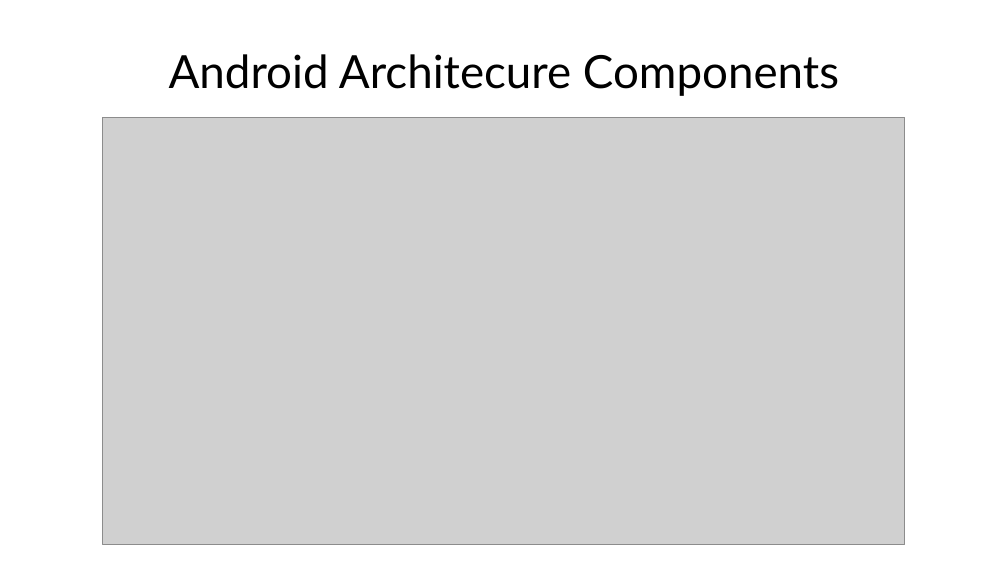
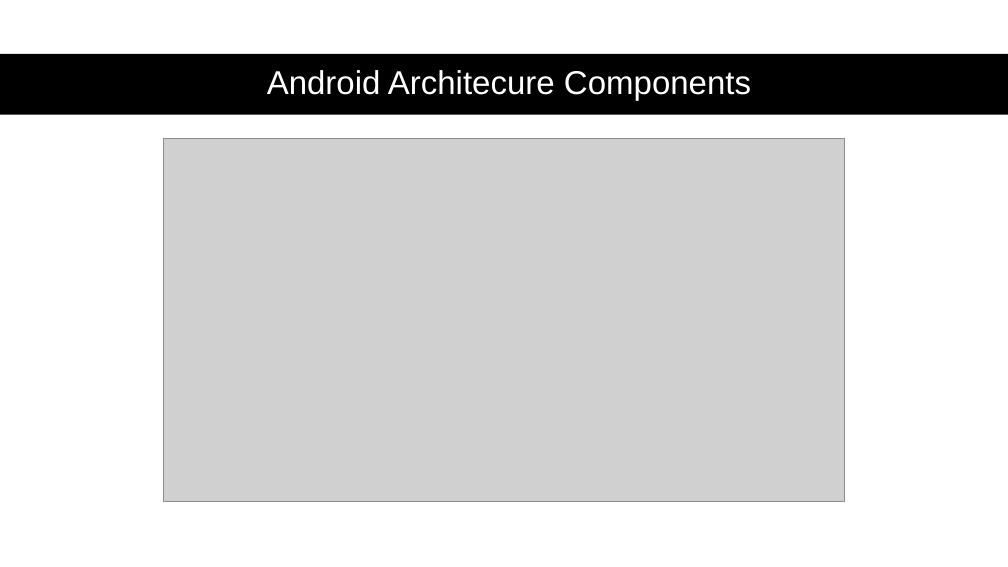
Before and after one commit to nicoDs96/recipes-SE, a slide deck: slide 5 of MACC APP SLIDES/tuna_pres.pptx. Drawn at 1008x567 pixels with LibreOffice and Linux fonts; fonts in the diff are those of the drawing; grey boxes stand for pictures. Boxes give left, top, right and bottom in pixels: in the first picture for what was removed or moved away, otherwise in the second. Text is boxed around its words. In the diff, an @@ line names an element or a change of style, - is before the commit and + after.

Commit message:
style slides

```diff
--- a/MACC APP SLIDES/tuna_pres.pptx
+++ b/MACC APP SLIDES/tuna_pres.pptx
@@ rectangle added at [0,54,1008,115], fill #000000 @@
@@ text "Android Architecure Components": place and size @@
-text "Android Architecure Components" at [169,54,839,96]
+text "Android Architecure Components" at [267,70,751,101]
@@ text "Android Architecure Components" at [267,70,751,101]: size 36 to 26 pt, font Lato to Arial, text colour #000000 to #FFFFFF; line spacing 1 to 0.9; more space between paragraphs @@
@@ picture: place and size @@
-picture at [103,117,906,545]
+picture at [164,138,844,501]
```
Also in this commit, not shown: 6 other slides changed.
